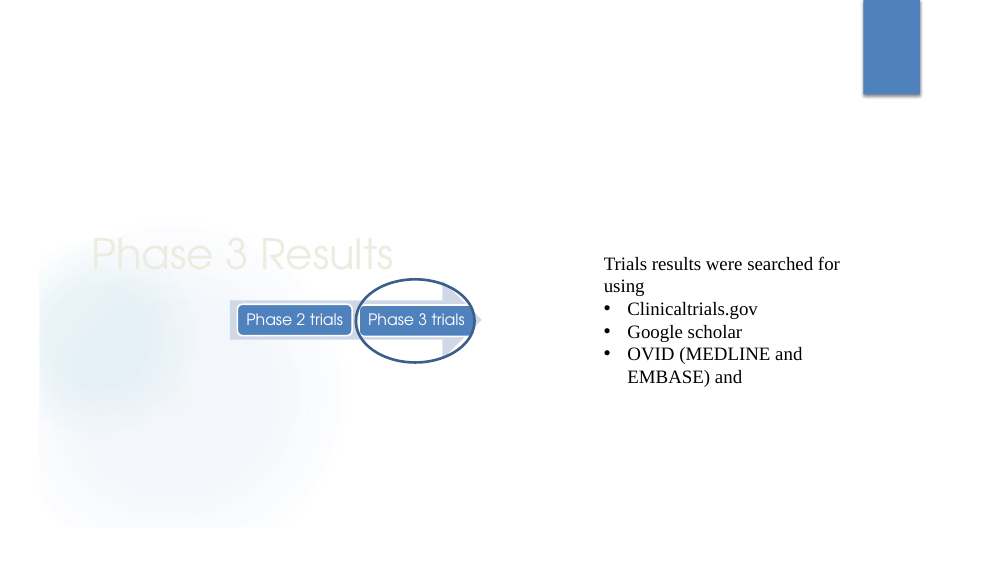
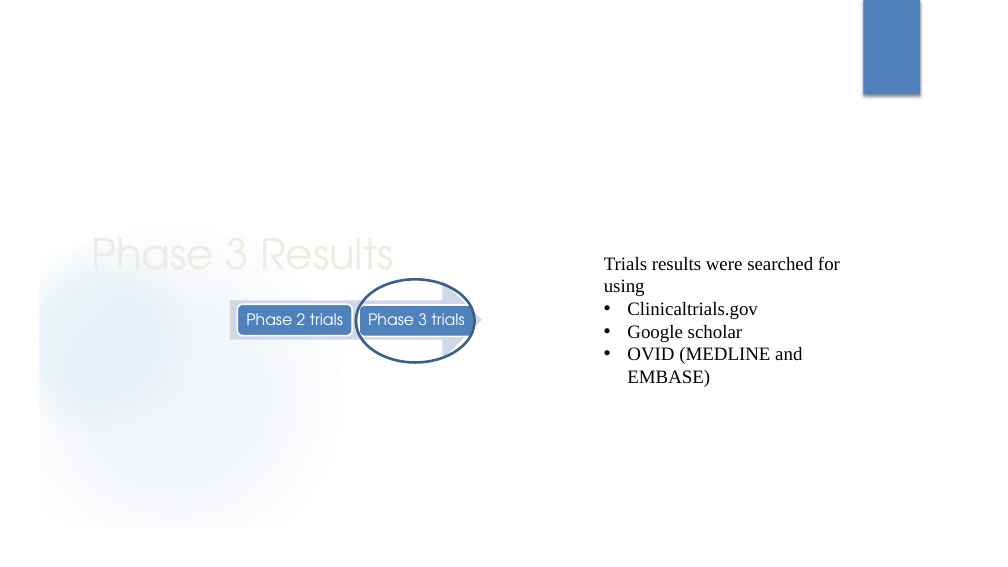
Before and after one commit to hannahmoyer210/Neurobypass, a slide deck: slide 13 of neruo p2-3.pptx. Drawn at 1008x567 pixels with LibreOffice and Linux fonts; fonts in the diff are those of the drawing; background and template pictures are left out. Boxes give left, top, right and bottom in pixels: in the first picture for what was removed or moved away, otherwise in the second. Text is boxed around its words. In the diff, an @@ line names an element or a change of style, - is before the commit and + after.

```diff
--- a/neruo p2-3.pptx
+++ b/neruo p2-3.pptx
@@ text at (627, 347, 802, 387): text changed @@
-• OVID (MEDLINE and EMBASE) and
+• OVID (MEDLINE and EMBASE)
```
Also in this commit, not shown: 3 other slides changed, 1 slide removed, 26 other files.
